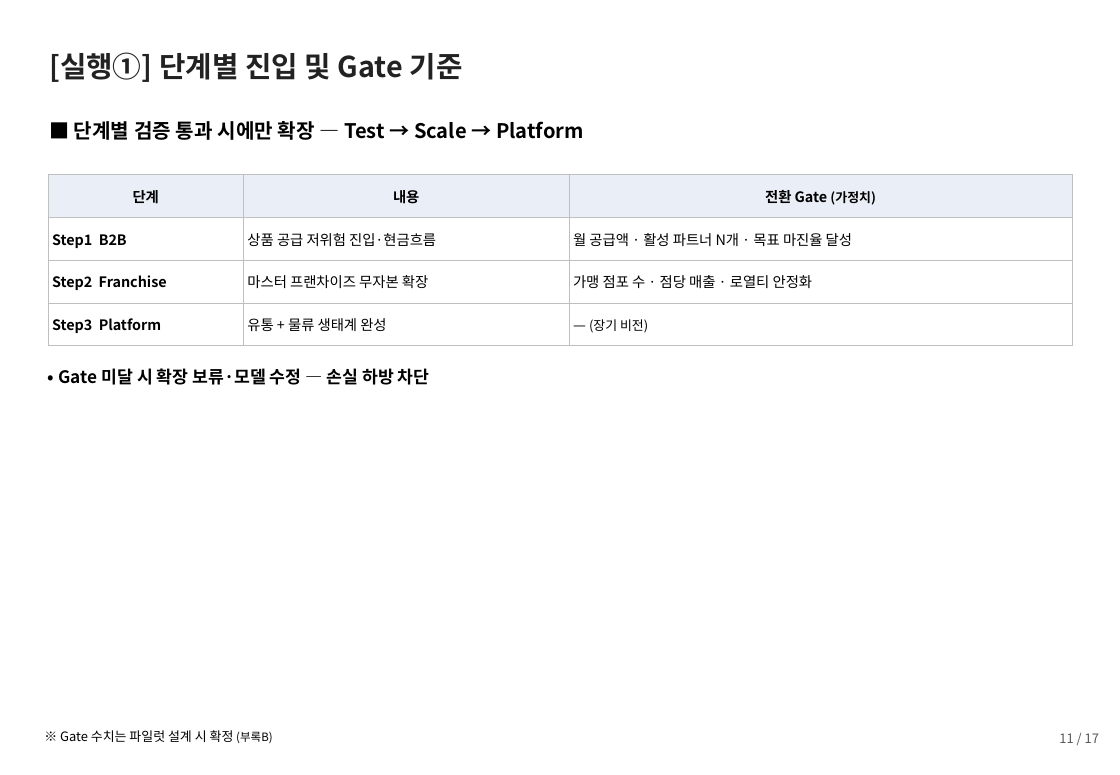
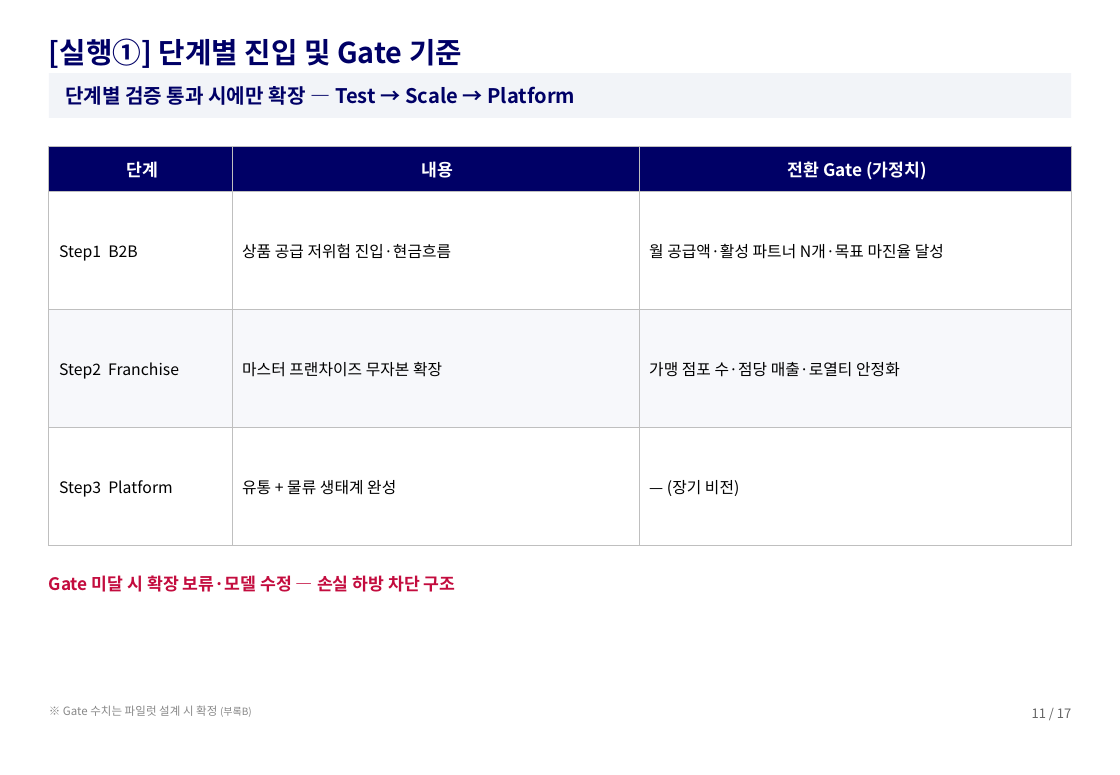
Before and after one commit to avoseed/web1, a slide deck: slide 12 of output/캄보디아_확장기획.pptx. Drawn at 1120x775 pixels with LibreOffice and Linux fonts; fonts in the diff are those of the drawing. Boxes give left, top, right and bottom in pixels: in the first picture for what was removed or moved away, otherwise in the second. Text is boxed around its words. In the diff, an @@ line names an element or a change of style, - is before the commit and + after.

```diff
--- a/output/캄보디아_확장기획.pptx
+++ b/output/캄보디아_확장기획.pptx
@@ text "[실행①] 단계별 진입 및 Gate ...": place and size @@
-text "[실행①] 단계별 진입 및 Gate ..." at <box>49,52,463,82</box>
+text "[실행①] 단계별 진입 및 Gate ..." at <box>49,38,462,68</box>
@@ text "[실행①] 단계별 진입 및 Gate ..." at <box>49,38,462,68</box>: text colour #222222 to #000066; vertical alignment top to bottom @@
@@ rectangle added at <box>49,73,1071,118</box>, fill #F2F4F8 @@
@@ text "단계별 검증 통과 시에만 확장 ..." at <box>65,86,575,105</box>: vertical alignment top to middle @@
@@ text at <box>65,86,575,105</box>: text changed; text colour #000000 to #000066 @@
-■ 단계별 검증 통과 시에만 확장 — Test → Scale → Platform
+단계별 검증 통과 시에만 확장 — Test → Scale → Platform
@@ table at <box>49,147,1071,546</box> @@
-row 2, column 3: 월 공급액 · 활성 파트너 N개 · 목표 마진율 달성
+row 2, column 3: 월 공급액·활성 파트너 N개·목표 마진율 달성
-row 3, column 3: 가맹 점포 수 · 점당 매출 · 로열티 안정화
+row 3, column 3: 가맹 점포 수·점당 매출·로열티 안정화
@@ fill #EAEEF6 to #000066 in row 1 @@
@@ fill #FFFFFF to #F7F8FB in row 3 @@
@@ size 10 to 12 pt in "단계", "내용", "전환 Gate" @@
@@ text colour #000000 to #FFFFFF in "단계", "내용", "전환 Gate (가정치)" @@
@@ size 9 to 12 pt in "(가정치)" @@
@@ size 10 to 11 pt in "Step1 B2B", "상품 공급 저위험 진입·현금흐름", "Step2 Franchise", "마스터 프랜차이즈 무자본 확장" and 3 more places @@
@@ bold off in "Step1 B2B", "Step2 Franchise", "Step3 Platform" @@
@@ size 9 to 11 pt in "(장기 비전)" @@
@@ table: place and size @@
-table at <box>48,175,1072,345</box>
+table at <box>49,147,1071,546</box>
@@ text "Gate 미달 시 확장 보류·모델 ..." at <box>49,575,456,592</box>: vertical alignment top to middle @@
@@ text at <box>49,575,456,592</box>: text changed; text colour #000000 to #C30C3E @@
-• Gate 미달 시 확장 보류·모델 수정 — 손실 하방 차단
+Gate 미달 시 확장 보류·모델 수정 — 손실 하방 차단 구조
@@ text "※ Gate 수치는 파일럿 설계 ...": place and size @@
-text "※ Gate 수치는 파일럿 설계 ..." at <box>60,730,273,743</box>
+text "※ Gate 수치는 파일럿 설계 ..." at <box>63,705,252,717</box>
@@ text "※ Gate 수치는 파일럿 설계 ..." at <box>63,705,252,717</box>: size 9 to 8 pt in "※ Gate 수치는 파일럿 설계 시 확정"; size 8 to 7 pt in "(부록B)"; text colour #000000 to #888888 @@
@@ text "11 / 17": place and size @@
-text "11 / 17" at <box>1059,733,1099,743</box>
+text "11 / 17" at <box>1032,708,1071,718</box>
@@ text "11 / 17" at <box>1032,708,1071,718</box>: text colour #595959 to #666666 @@
```
Also in this commit, not shown: 17 other slides changed, 1 other file.
